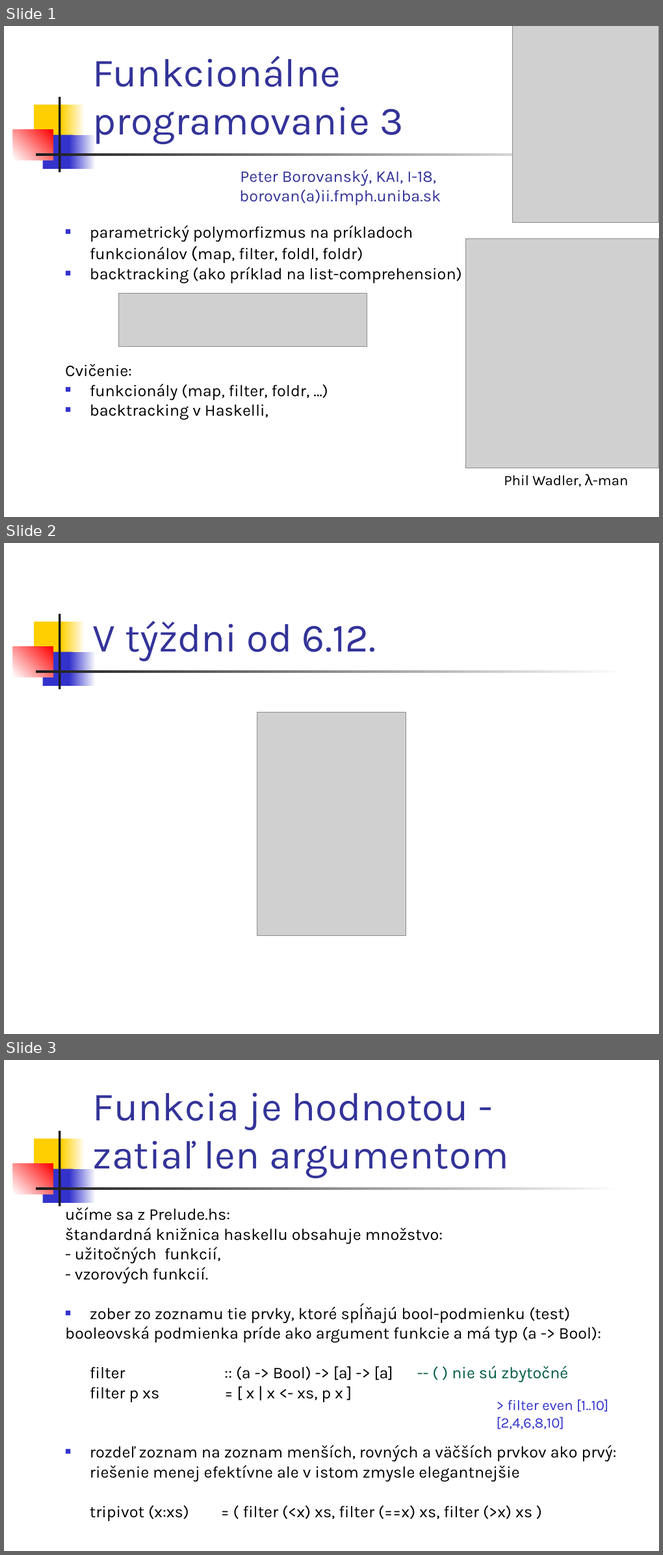
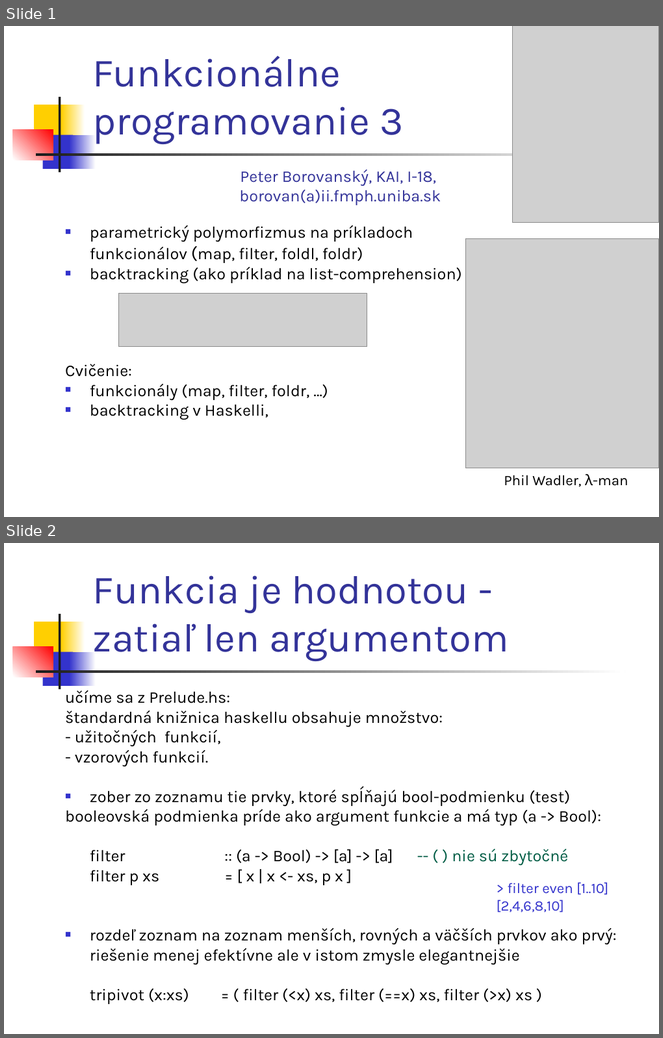
Before and after one commit to paradigmy/Prednasky, a slide deck: 08/funkcionalne3.ppt. Shown one above the other, each under a label of ours: slides 1, 2 and 3 before the commit, slides 1 and 2 after it. The pictures are 663x1555 and 663x1038 pixels, drawn with LibreOffice and Linux fonts; fonts in the diff are those of the drawing; grey boxes stand for pictures. Boxes give left, top, right and bottom in pixels: in the first picture for what was removed or moved away, otherwise in the second. Text is boxed around its words. In the diff, an @@ line names an element or a change of style, - is before the commit and + after.

```diff
--- a/08/funkcionalne3.ppt
+++ b/08/funkcionalne3.ppt
@@ slide 2 removed at bbox=[4, 543, 659, 1034], background #FFFFFF; not listed: 7 template elements that a slide beside it also shows @@
@@ title removed at bbox=[93, 621, 376, 661] @@
-V týždni od 6.12.
@@ picture removed at bbox=[257, 712, 406, 936] @@
@@ what was slide 3 is now slide 2 @@
```
Also in this commit, not shown: 1 slide changed, 4 other files.
